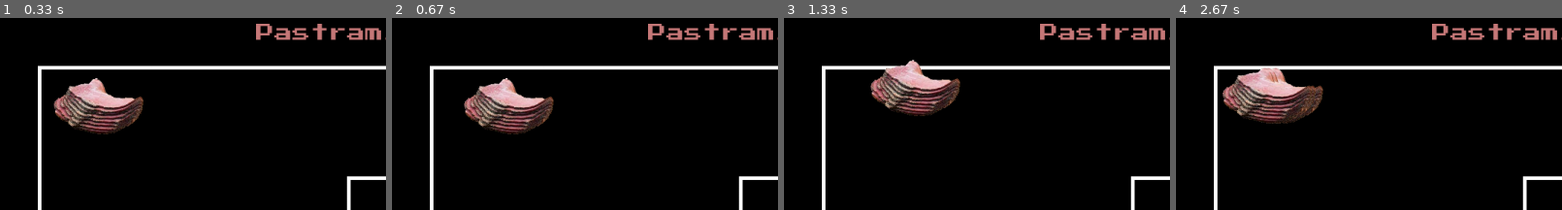
Above: before the commit, frames 1-4 (left to right).
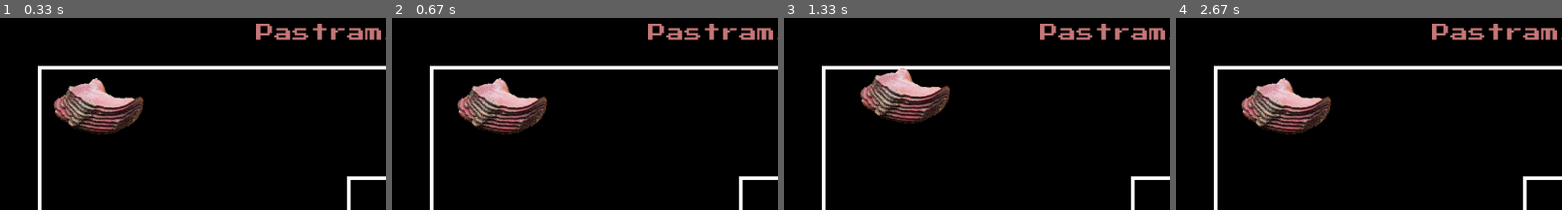
Above: after the commit, the same moments.

Repository: ajknh/PastramiHunter
Game: pygame game, started from main.py
Same seed, same stepped clock (60 frames per second), same inputs: the game is played once before the commit and once after it.
Inputs:
- Up to frame 1 (0.33 s): no input
- Up to frame 2 (0.67 s): hold Right from 0.33 s (still down)
- Up to frame 3 (1.33 s): release Right at 0.8 s; hold Up 0.83-1.13 s; hold D from 1.17 s (still down)
- Up to frame 4 (2.67 s): release D at 1.63 s; hold Left 1.67-2.2 s; hold S 2.23-2.53 s; hold Left from 2.57 s (still down)
The pictures show only the part of the screen within x 0-50%, y 0-50%; the shares and areas given below are measured in that part.

Frame 1 is identical in both runs. In frame 2, 3.2% of the frame differs, in the area x 16-42%, y 31-61%; in frame 3, 4.7%; in frame 4, 5.8%, in the area x 12-41%, y 25-61%.

Commit message:
Update main.py
removed/commented out the single push to move code
made player movement look smoother

Diff:
--- a/main.py
+++ b/main.py
@@ -44,37 +44,39 @@
         if event.type == pygame.QUIT:
             exitgame = True
         # if player presses key
-        elif event.type == pygame.KEYDOWN:
-            if event.key == pygame.K_LEFT or event.key == pygame.K_a:
-                meatX -= 10
-                screen.blit(meatImg, (meatX, meatY))
-            elif event.key == pygame.K_UP or event.key == pygame.K_w:
-                meatY -= 10
-                screen.blit(meatImg, (meatX, meatY))
-            elif event.key == pygame.K_DOWN or event.key == pygame.K_s:
-                meatY += 10
-                screen.blit(meatImg, (meatX, meatY))
-            elif event.key == pygame.K_RIGHT or event.key == pygame.K_d:
-                meatX += 10
-                screen.blit(meatImg, (meatX, meatY))
+        #elif event.type == pygame.KEYDOWN:
+            #if event.key == pygame.K_LEFT or event.key == pygame.K_a:
+                #meatX -= 10
+                #screen.blit(meatImg, (meatX, meatY))
+            #elif event.key == pygame.K_UP or event.key == pygame.K_w:
+                #meatY -= 10
+                #screen.blit(meatImg, (meatX, meatY))
+            #elif event.key == pygame.K_DOWN or event.key == pygame.K_s:
+                #meatY += 10
+                #screen.blit(meatImg, (meatX, meatY))
+            #elif event.key == pygame.K_RIGHT or event.key == pygame.K_d:
+                #meatX += 10
+                #screen.blit(meatImg, (meatX, meatY))
+        # above causes buggy movement when first pressing a key to hold
+        # also pretty redundant
     # if player holds down key
     pkeys = pygame.key.get_pressed()
-    if pkeys[pygame.K_LEFT]:
-        meatX -= 5
+    if pkeys[pygame.K_LEFT] or pkeys[pygame.K_a]:
+        meatX -= 1
         screen.blit(meatImg, (meatX, meatY))
-        time.sleep(0.1)
-    elif pkeys[pygame.K_UP]:
-        meatY -= 5
+        time.sleep(0.02)
+    elif pkeys[pygame.K_UP] or pkeys[pygame.K_w]:
+        meatY -= 1
         screen.blit(meatImg, (meatX, meatY))
-        time.sleep(0.1)
-    elif pkeys[pygame.K_DOWN]:
-        meatY += 5
+        time.sleep(0.02)
+    elif pkeys[pygame.K_DOWN] or pkeys[pygame.K_s]:
+        meatY += 1
         screen.blit(meatImg, (meatX, meatY))
-        time.sleep(0.1)
-    elif pkeys[pygame.K_RIGHT]:
-        meatX += 5
+        time.sleep(0.02)
+    elif pkeys[pygame.K_RIGHT] or pkeys[pygame.K_d]:
+        meatX += 1
         screen.blit(meatImg, (meatX, meatY))
-        time.sleep(0.1)
+        time.sleep(0.02)
 
     # --- Game logic should go here
 
